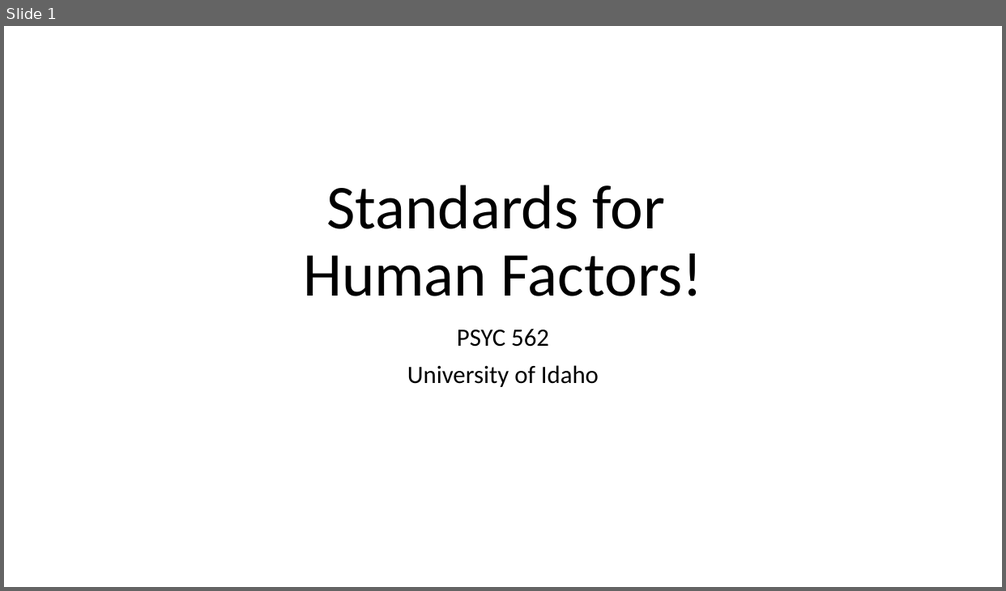
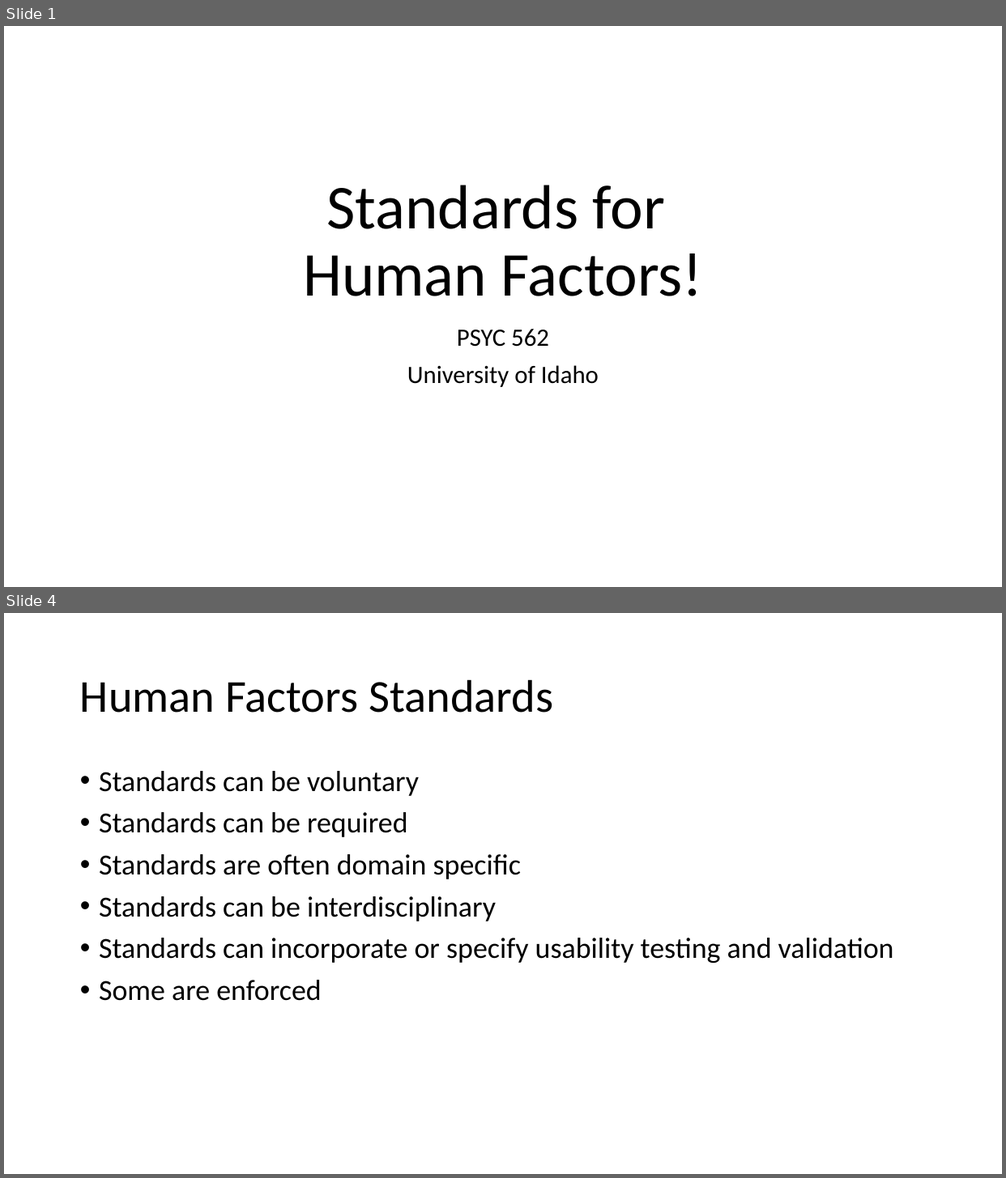
Before and after one commit to rogerlew/advanced-human-factors, a slide deck: readings/standards/Human Factors Standards.pptx. Shown one above the other, each under a label of ours: slide 1 before the commit, slides 1 and 4 after it; the slides between them are not shown. The pictures are 1006x591 and 1006x1178 pixels, drawn with LibreOffice and Linux fonts; fonts in the diff are those of the drawing. Boxes give left, top, right and bottom in pixels: in the first picture for what was removed or moved away, otherwise in the second. Text is boxed around its words. In the diff, an @@ line names an element or a change of style, - is before the commit and + after.

```diff
--- a/readings/standards/Human Factors Standards.pptx
+++ b/readings/standards/Human Factors Standards.pptx
@@ slide 4 added at (4,613,1002,1174), background #FFFFFF @@
@@ title added at (80,679,553,713), 44 pt, text #000000 @@
+Human Factors Standards
@@ text added at (99,771,894,1001), 28 pt, text #000000 @@
+• Standards can be voluntary
+• Standards can be required
+• Standards are often domain specific
+• Standards can be interdisciplinary
+• Standards can incorporate or specify usability testing and validation
+• Some are enforced
```
Also in this commit, not shown: 2 slides changed, 3 other slides added, 7 slides removed.
